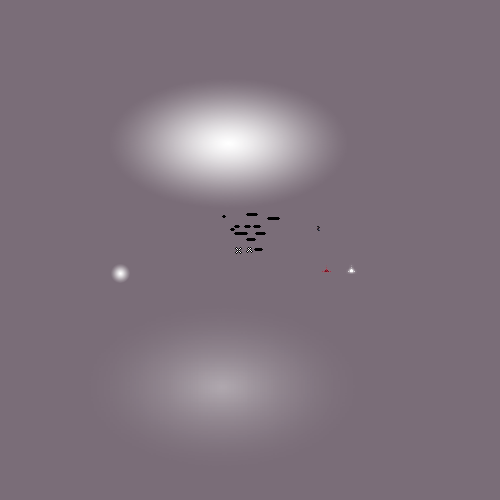
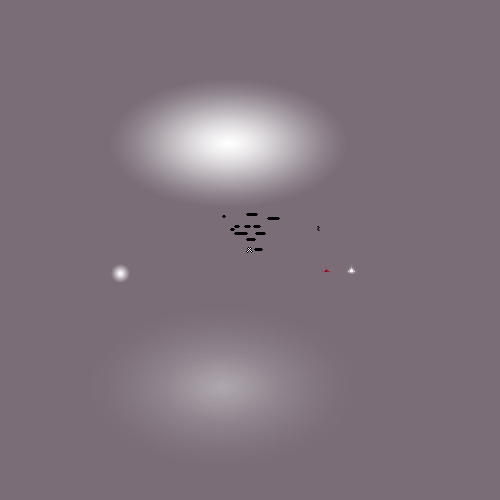
Layered file, before and after one edit (500px x 500px). Changes by layer:
removed layer "InteractionMark.png" over [left=235, top=247, right=242, bottom=254]
